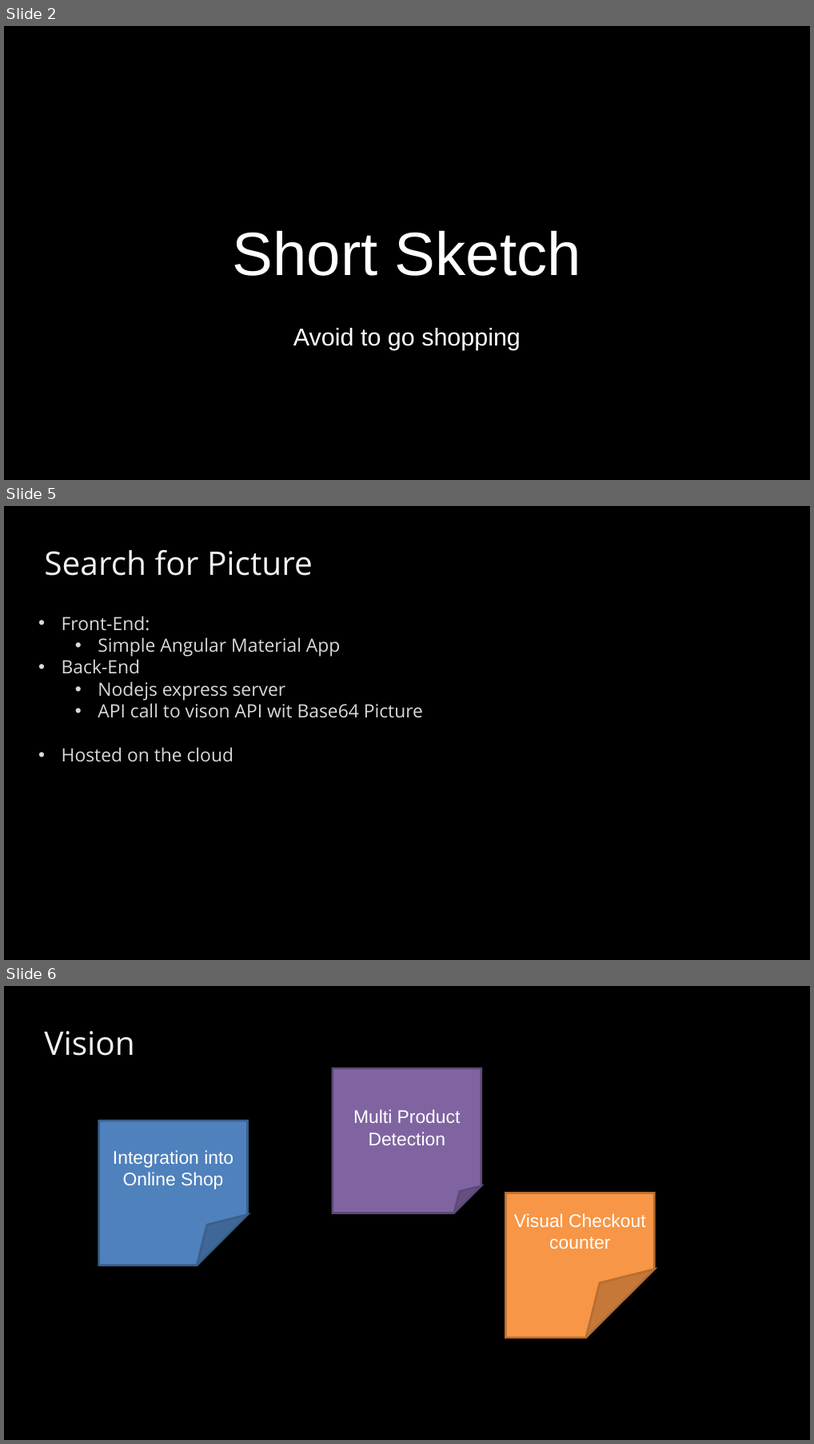
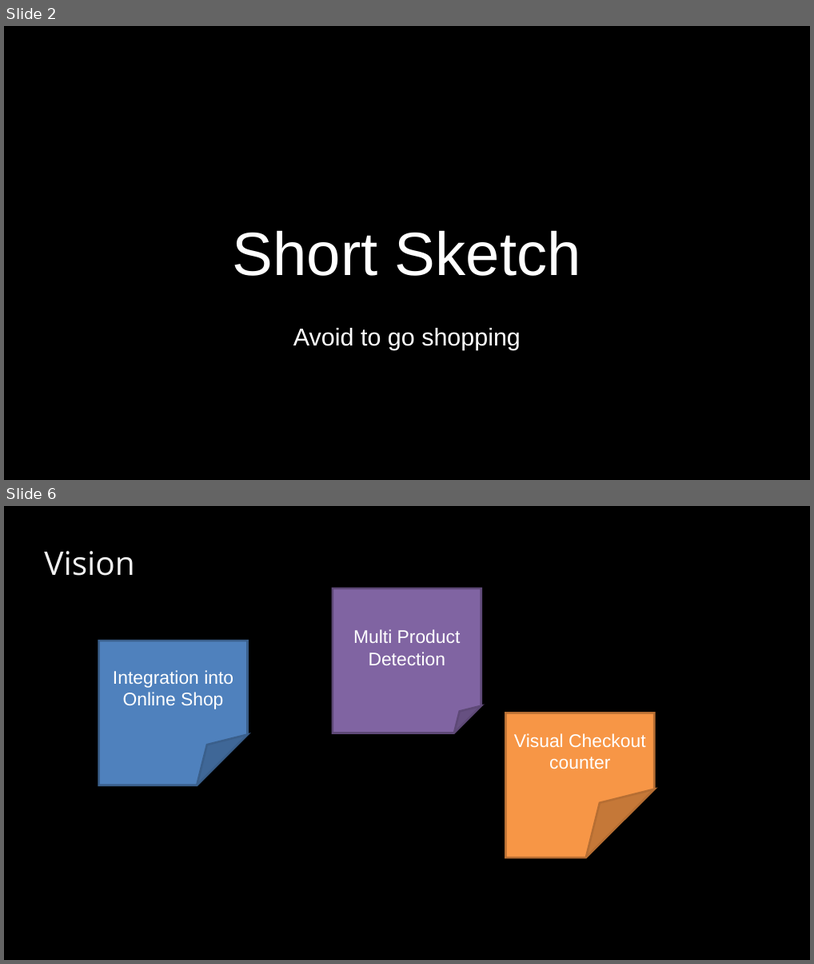
Before and after one commit to BaselHack/2021-team-5, a slide deck: presentation/presentation_v1.pptx. Shown one above the other, each under a label of ours: slides 2, 5 and 6 before the commit, slides 2 and 6 after it; the slides between them are not shown. The pictures are 814x1444 and 814x964 pixels, drawn with LibreOffice and Linux fonts; fonts in the diff are those of the drawing; background and template pictures are left out. Boxes give left, top, right and bottom in pixels: in the first picture for what was removed or moved away, otherwise in the second. Text is boxed around its words. In the diff, an @@ line names an element or a change of style, - is before the commit and + after.

Commit message:
change presentation

```diff
--- a/presentation/presentation_v1.pptx
+++ b/presentation/presentation_v1.pptx
@@ slide 5 removed at bbox=[4, 506, 810, 960], background #000000 @@
@@ text removed at bbox=[44, 550, 313, 576] @@
-Search for Picture
@@ text removed at bbox=[62, 616, 423, 762] @@
-• Front-End:
-  • Simple Angular Material App
-• Back-End
-  • Nodejs express server
-  • API call to vison API wit Base64 Picture
-• Hosted on the cloud
```
Also in this commit, not shown: 2 slides added, 2 other slides removed.
